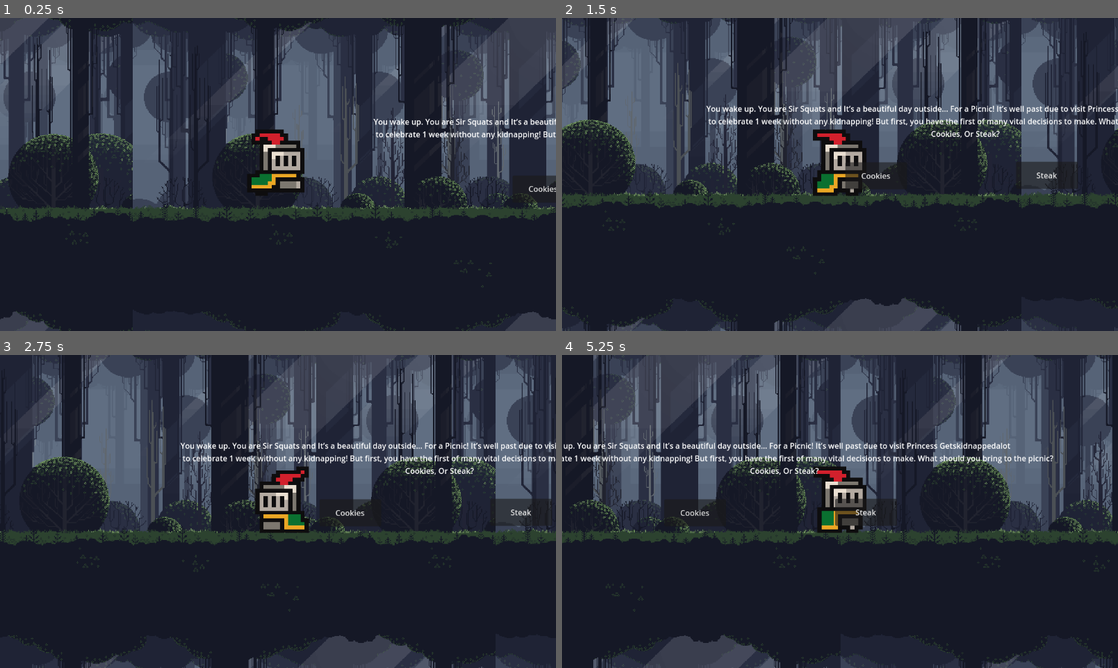
Above: before the commit, frames 1-4 (two rows, left to right).
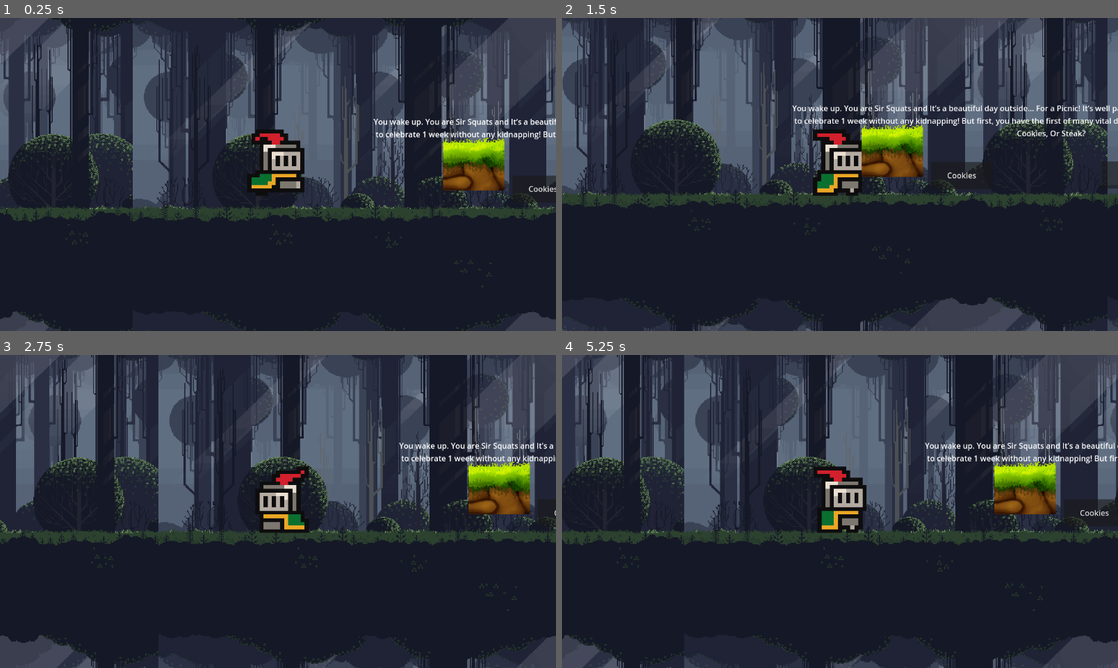
Above: after the commit, the same moments.

Repository: KingXaney/Puzzle-Pines
Game: Godot game, scene res://pines_main.tscn
Same seed, same stepped clock (60 frames per second), same inputs: the game is played once before the commit and once after it.
Inputs:
- Up to frame 1 (0.25 s): no input
- Up to frame 2 (1.5 s): hold D (move_right) from 0.53 s (still down); tap Space (jump) at 0.77 s
- Up to frame 3 (2.75 s): tap Space (jump) at 1.52 s; release D (move_right) at 2.03 s; hold A (move_left) from 2.03 s (still down)
- Up to frame 4 (5.25 s): release A (move_left) at 2.78 s; hold D (move_right) 2.78-4.28 s; tap Space (jump) at 3.02, 3.77, 4.52 s; hold A (move_left) 4.28-5.03 s; hold D (move_right) from 5.03 s (still down)

The runs differ from the first frame. In frame 1, 1.8% of the frame differs, in the area x 79-91%, y 38-56%; in frame 2, 37%, in the area x 0-100%, y 0-100%; in frame 3, 34%; in frame 4, 36%.

Commit message:
Positioning obstacles for testing

Diff:
--- a/foresttiles.tres
+++ b/foresttiles.tres
@@ -76,9 +76,9 @@
 2:6/0 = 0
 3:6/0 = 0
 4:6/0 = 0
-4:6/0/physics_layer_0/polygon_0/points = PackedVector2Array(-32, -3.8125, 32, -2.6875, 32, 32, -32, 32)
+4:6/0/physics_layer_0/polygon_0/points = PackedVector2Array(-32, -32, 32, -32, 32, 32, -32, 32)
 5:6/0 = 0
-5:6/0/physics_layer_0/polygon_0/points = PackedVector2Array(-32, -2.0625, 32, -2.1875, 32, 32, -32, 32)
+5:6/0/physics_layer_0/polygon_0/points = PackedVector2Array(-32, -32, 32, -32, 32, 32, -32, 32)
 6:6/0 = 0
 7:6/0 = 0
 8:6/0 = 0
--- a/obstacles.tscn
+++ b/obstacles.tscn
@@ -1,9 +1,9 @@
-[gd_scene load_steps=2 format=4 uid="uid://3luxguwuy3fy"]
+[gd_scene load_steps=2 format=3 uid="uid://3luxguwuy3fy"]
 
 [ext_resource type="TileSet" uid="uid://m6s587tfae7a" path="res://foresttiles.tres" id="1_0amal"]
 
 [node name="obstacles" type="Node2D"]
 
 [node name="TileMapLayer" type="TileMapLayer" parent="."]
-tile_map_data = PackedByteArray("AAAKAAcAAwAIAAYAAAAKAAgAAwAIAAcAAAALAAcAAwAJAAYAAAALAAgAAwAJAAcAAAAMAAcAAwAKAAYAAAAMAAgAAwAKAAcAAAANAAcAAwALAAYAAAANAAgAAwALAAcAAAA=")
+tile_map_data = PackedByteArray(0, 0, 10, 0, 7, 0, 3, 0, 4, 0, 6, 0, 0, 0, 11, 0, 7, 0, 3, 0, 5, 0, 6, 0, 0, 0, 10, 0, 8, 0, 3, 0, 4, 0, 7, 0, 0, 0, 11, 0, 8, 0, 3, 0, 5, 0, 7, 0, 0, 0)
 tile_set = ExtResource("1_0amal")
--- a/pines_main.tscn
+++ b/pines_main.tscn
@@ -1,8 +1,9 @@
-[gd_scene load_steps=5 format=3 uid="uid://cjn8hbg74fy4x"]
+[gd_scene load_steps=6 format=3 uid="uid://dofs3ejwsfef0"]
 
 [ext_resource type="Texture2D" uid="uid://bt1vis3sxs0yj" path="res://N_b6N3.png" id="1_tjikj"]
 [ext_resource type="PackedScene" uid="uid://yy2qibhtm1mr" path="res://player.tscn" id="2_o7kke"]
-[ext_resource type="PackedScene" uid="uid://d137to8tx0a8i" path="res://textboxes.tscn" id="3_0n0t7"]
+[ext_resource type="PackedScene" uid="uid://d3lxdhdga663c" path="res://textboxes.tscn" id="3_0n0t7"]
+[ext_resource type="PackedScene" uid="uid://3luxguwuy3fy" path="res://obstacles.tscn" id="4_8sm04"]
 
 [sub_resource type="WorldBoundaryShape2D" id="WorldBoundaryShape2D_iuoa5"]
 distance = -431.0
@@ -36,3 +37,5 @@
 
 [node name="textboxes" parent="." instance=ExtResource("3_0n0t7")]
 position = Vector2(497, 422)
+
+[node name="obstacles" parent="." instance=ExtResource("4_8sm04")]
Not shown: 1 places in textboxes.tscn that only renumber resources
